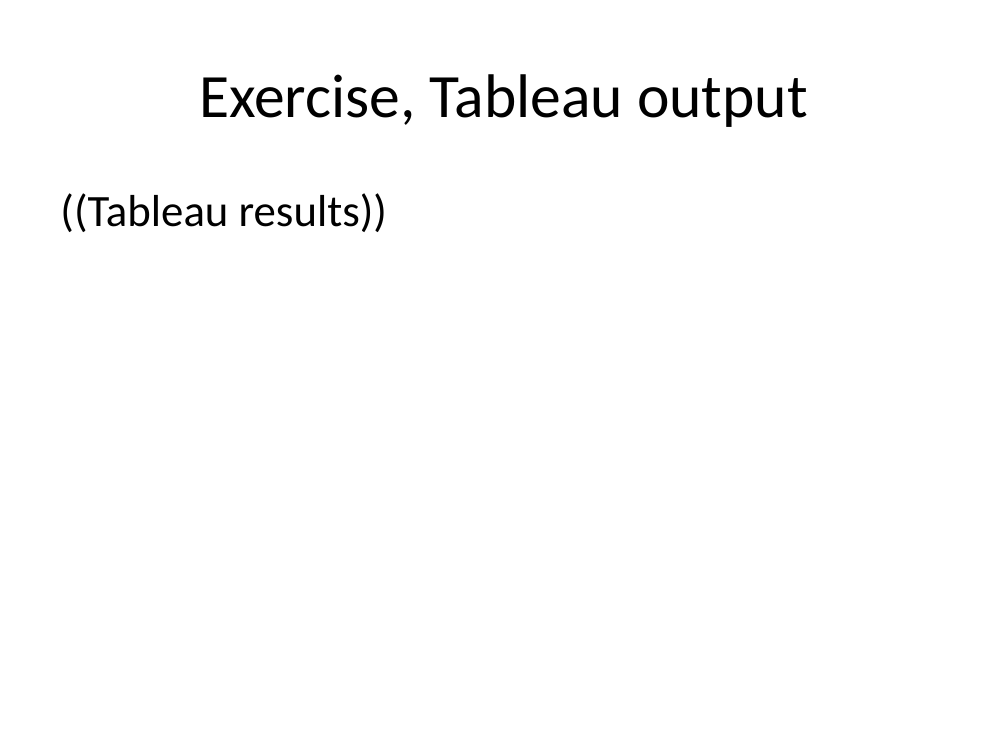
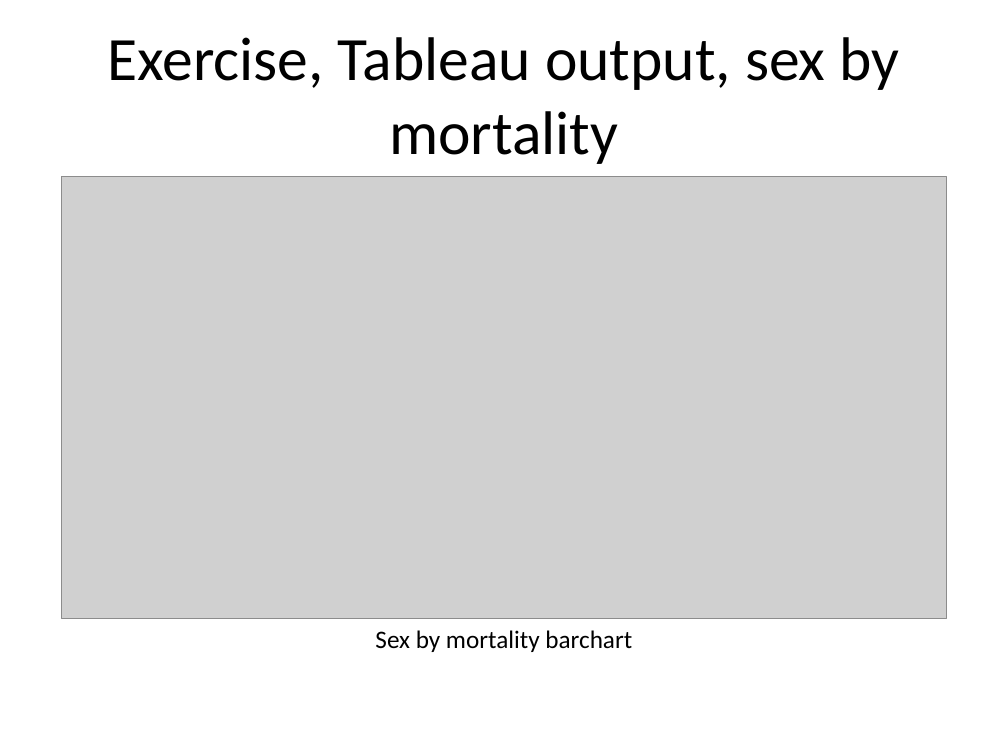
Before and after one commit to pmean/data-visualization, a slide deck: slide 10 of data-viz-02/component/exercise-mortality-by-sex.pptx. Drawn at 1008x756 pixels with LibreOffice and Linux fonts; fonts in the diff are those of the drawing; grey boxes stand for pictures. Boxes give left, top, right and bottom in pixels: in the first picture for what was removed or moved away, otherwise in the second. Text is boxed around its words. In the diff, an @@ line names an element or a change of style, - is before the commit and + after.

```diff
--- a/data-viz-02/component/exercise-mortality-by-sex.pptx
+++ b/data-viz-02/component/exercise-mortality-by-sex.pptx
@@ title at box(107, 37, 899, 164): text changed @@
-Exercise, Tableau output
+Exercise, Tableau output, sex by mortality
@@ picture added at box(61, 176, 947, 619) @@
@@ text removed at box(60, 193, 387, 232) @@
-((Tableau results))
@@ text added at box(375, 630, 632, 652), 18 pt, text #000000 @@
+Sex by mortality barchart
```
Also in this commit, not shown: 6 other slides changed, 2 slides added, 2 slides removed, 18 other files.
